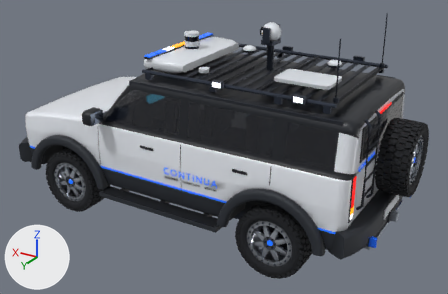
An edit to the Blender file assets/blender/continua_rover.blend, drawn before and after from the same camera.
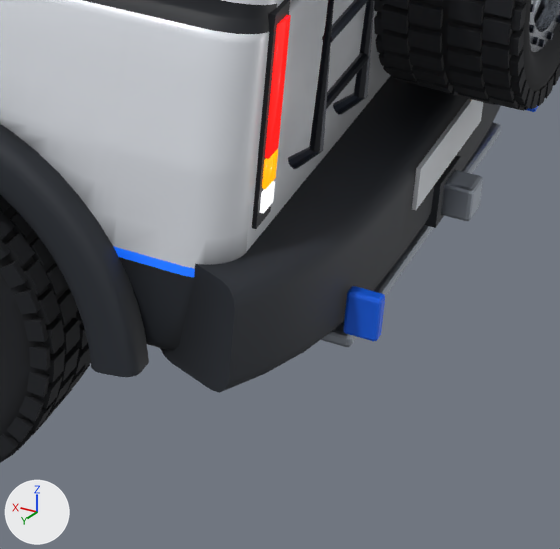
Each version appears first whole from a 50 mm lens placed at (-3.92, 6.08, 3.94), pointed at (-0.3, 0.04, 0.92), and next in a close-up on the part from 65% to 93% of the width and 59% to 100% of the height. Lighting does not change. The marker at lower left points along +X, +Y and +Z. The first two pictures are the older version.

In view in the first close-up: 'CONTINUA_Body', 'CONTINUA_Lights_Rear', 'CONTINUA_Trim', 'CONTINUA_Wheel_RL'.
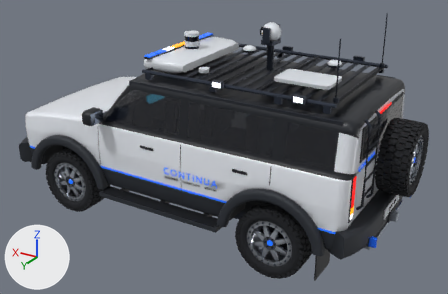
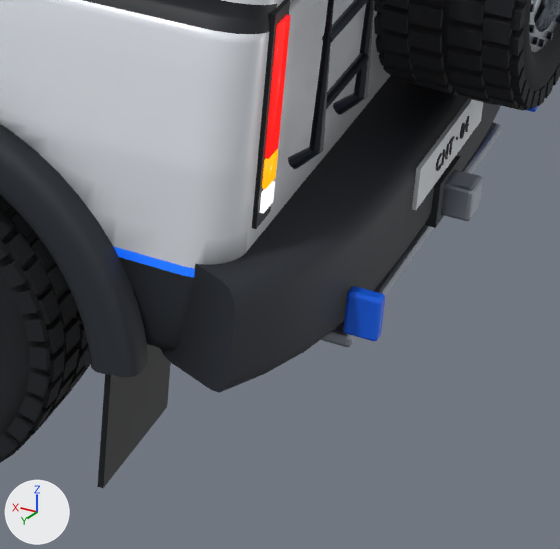
Changed parts and their boxes (x1, y1, x2, y2) in the close-ups (560 x 549 px):
'CONTINUA_Trim', reshaped: before (252, 0, 560, 229); after (84, 0, 560, 488)
part 1 of me_continua_body, added: after (436, 153, 442, 171)
part 2 of me_continua_body, added: after (441, 144, 449, 165)
part 3 of me_continua_body, edited (looks the same): (88, 100, 500, 393) in both
part 4 of me_continua_trim, added: after (97, 344, 171, 488)

Patch to the scene script:
```diff
--- a/assets/blender/continua_rover.blend.py
+++ b/assets/blender/continua_rover.blend.py
@@ me_continua_body @@
 # used by ob_continua_body; parent = ob_continua_vehicle; location = (0.0, 0.0, 0.0)
-me_continua_body.from_pydata(...)  # 17034 vertices, 15100 faces; spans x -2.49..2.51, y -1.05..1.05, z 0.43..1.91
+me_continua_body.from_pydata(...)  # 17574 vertices, 15489 faces; spans x -2.49..2.51, y -1.05..1.05, z 0.43..1.91
+# me_continua_body part 1: the loose piece of 84 vertices spanning x -2.22, y 0.61..0.66, z 1.31..1.36 is copied, and the copy is moved by (-0.2, -0.53, -0.64), in mat_continua_trim_black; it spans x -2.42..-2.41, y 0.09..0.12, z 0.67..0.71
+# me_continua_body part 2: the loose piece of 20 vertices spanning x -2.22, y 0.31..0.36, z 1.31..1.36 is copied, and the copy is moved by (-0.2, -0.27, -0.64), in mat_continua_trim_black; it spans x -2.42..-2.41, y 0.04..0.08, z 0.67..0.71
+# me_continua_body part 3: 716 kept faces spanning x -2.49..2.51, y -1.05..1.05, z 0.43..1.9 get new vertex colours; the middle colour goes from light grey #cbcbcb to light grey #c9c9c9
+# other edits to the shape of me_continua_body do not show in these pictures
 me_continua_body.materials.append(mat_continua_paint_white)
@@ me_continua_trim @@
 # used by ob_continua_trim; parent = ob_continua_vehicle; location = (0.0, 0.0, 0.0)
-me_continua_trim.from_pydata(...)  # 4566 vertices, 3533 faces; spans x -2.59..2.44, y -1.22..1.22, z 0.41..1.92
+me_continua_trim.from_pydata(...)  # 4598 vertices, 3557 faces; spans x -2.59..2.44, y -1.22..1.22, z 0.17..1.92
+# me_continua_trim part 4: a new loose piece, a box spanning x -1.987..-1.973, y 0.655..1.035, z 0.17..0.5, in mat_continua_trim_black
+# other edits to the shape of me_continua_trim do not show in these pictures
 me_continua_trim.materials.append(mat_continua_trim_black)
```
